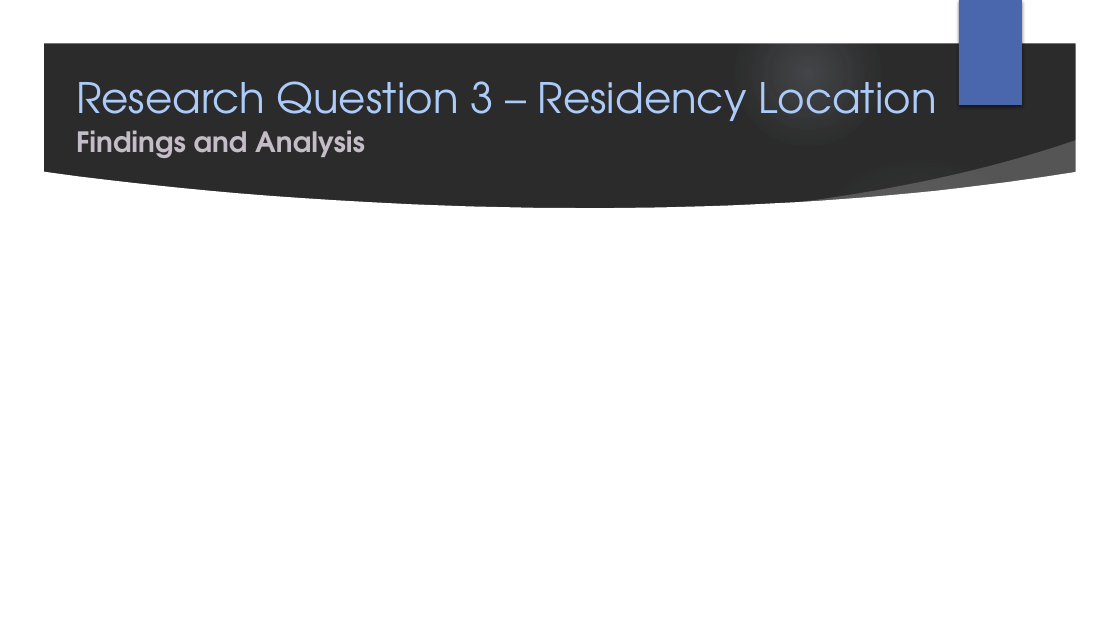
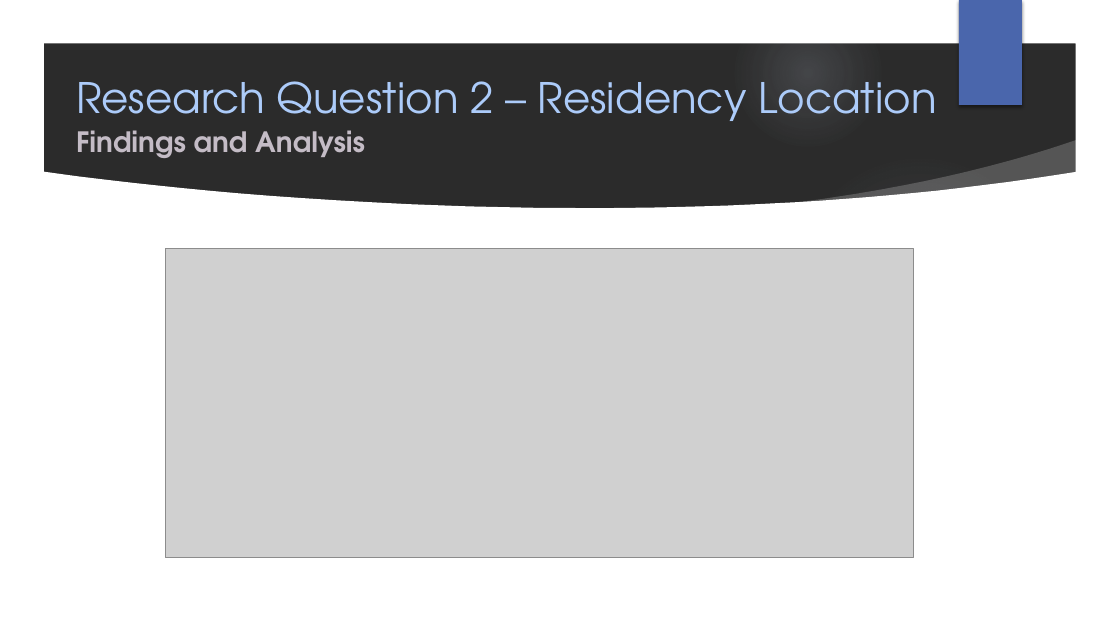
Before and after one commit to rachj14/project-one, a slide deck: slide 12 of Group-1-presentation.pptx (slide 11 before the commit). Drawn at 1120x630 pixels with LibreOffice and Linux fonts; fonts in the diff are those of the drawing; grey boxes stand for pictures; background and template pictures are left out; a plain dark background stands for a picture behind light text. Boxes give left, top, right and bottom in pixels: in the first picture for what was removed or moved away, otherwise in the second. Text is boxed around its words. In the diff, an @@ line names an element or a change of style, - is before the commit and + after.

```diff
--- a/Group-1-presentation.pptx
+++ b/Group-1-presentation.pptx
@@ title at [76,81,936,133]: text changed @@
-Research Question 3 – Residency Location
+Research Question 2 – Residency Location
@@ picture added at [166,249,913,558] @@
```
Also in this commit, not shown: 13 other slides changed, 21 slides added, 1 other file.
